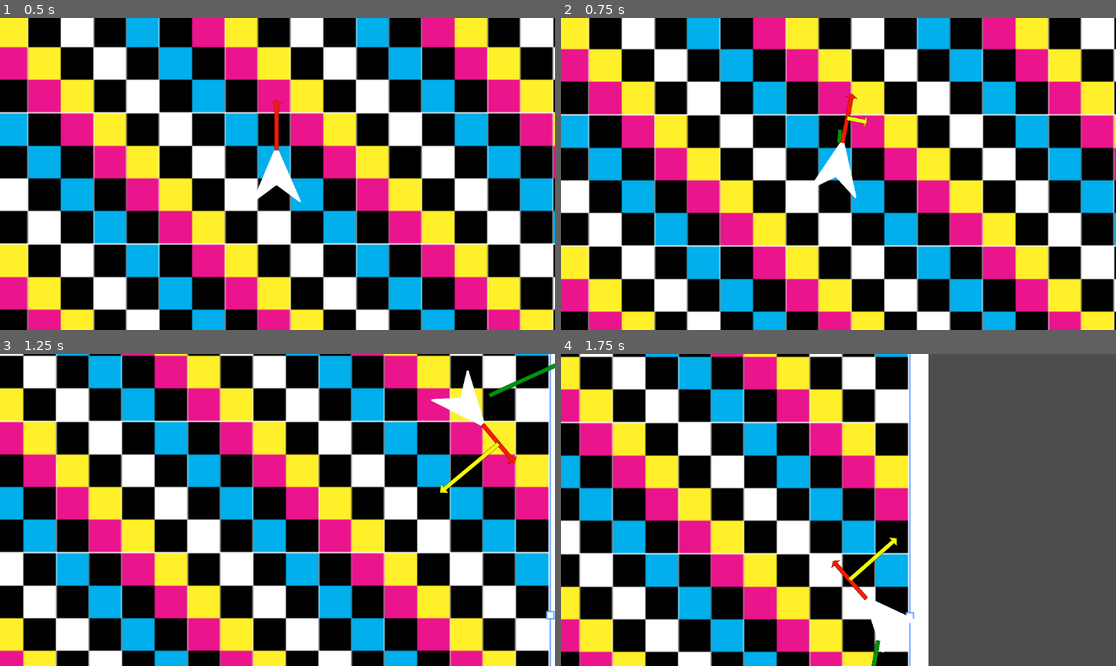
Above: before the commit, frames 1-4 (two rows, left to right).
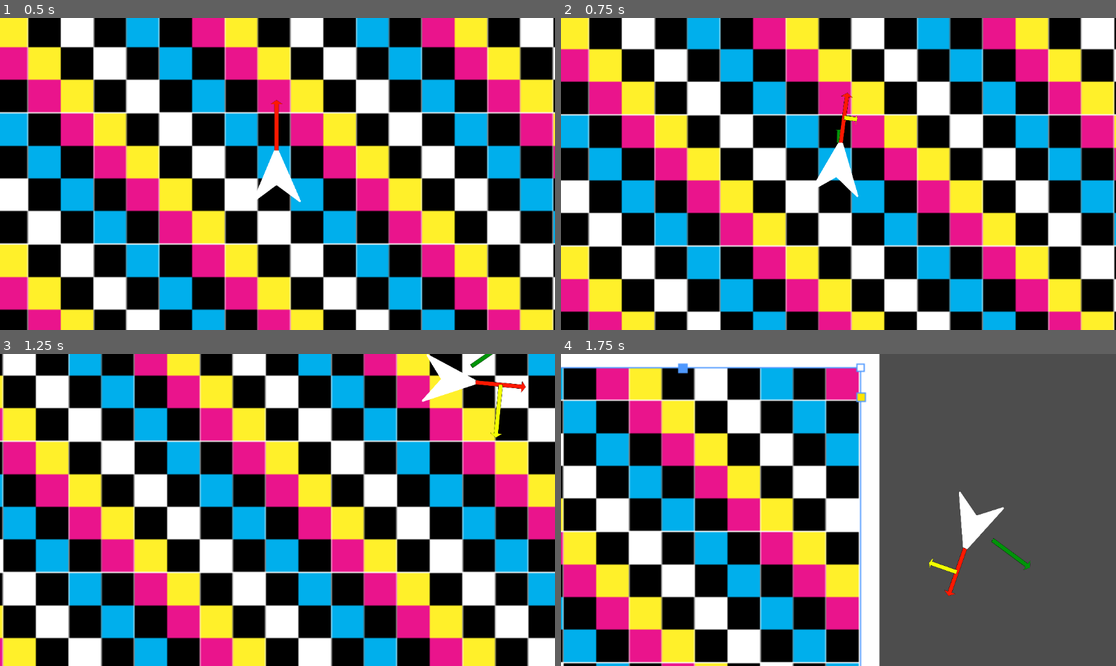
Above: after the commit, the same moments.

Repository: ParadoxArcher/Angle_Advantage
Game: Godot game, scene res://Scenes/GameScene.tscn
The game is run twice, just before and just after one commit, with the same random seed, the same clock (stepped at 60 frames per second) and the same inputs.
Inputs:
- Up to frame 1 (0.5 s): no input
- Up to frame 2 (0.75 s): tap Enter at 0.5 s; hold D (RotateRight) from 0.53 s (still down); hold W (Boost) from 0.53 s (still down)
- Up to frame 3 (1.25 s): keep holding D (RotateRight); keep holding W (Boost); tap Space (Dodge) at 0.8 s
- Up to frame 4 (1.75 s): release D (RotateRight) at 1.28 s; release W (Boost) at 1.28 s; hold Shift (Brake, bound only after the commit) from 1.28 s (still down); tap Space (Dodge) at 1.35 s; tap W (Boost) at 1.55 s

Frame 1 is identical in both runs. In frame 2, 0.4% of the frame differs, in the area x 45-56%, y 23-58%; in frame 3, 62%, in the area x 0-100%, y 0-100%; in frame 4, 58%.

Commit message:
vault backup: 2025-01-10 14:08:28

Diff:
--- a/zProject Files/Godot/Scripts/PlayerScript.gd
+++ b/zProject Files/Godot/Scripts/PlayerScript.gd
@@ -4,7 +4,7 @@
 ## Rotation Variables
 var RotaSpeed : float = 0
 @export var MaxRota = [TAU, TAU] # {0: Fluctuating, 1: BaseMaxRota}
-@export var RotaAccel = [PI/2,  PI/6] # {0: RotaAccel, 1: RotaDecel}
+@export var RotaAccel = [PI/2,  PI/6] # {0: RotaAccel, 1: BaseRotaDecel}
 
 ## Brake Variables
 @export var BrakeDecel = [2.5, PI/2] # {0: SpeedAccel, 1: SpeedDecel, 2: RotaAccel, 3: RotaDecel}
@@ -37,17 +37,17 @@
 	#endregion
 
 	#region Rotation Rate
-	var RotaMomentum = RotaSpeed * MoveInput.x
+	var RotaMomentum = (RotaSpeed / MaxRota[0]) + MoveInput.x
 	if MoveInput.x != 0:
-
 		if not isBraking:
-			RotaRate = RotaAccel[0]  #RotaAccel
+			RotaRate = RotaAccel[0] + (RotaMomentum * RotaAccel[1] ) * -MoveInput.x # RotaAccel + directional realease friction
 		else:
-			RotaRate = RotaAccel[0]
+			RotaRate = RotaAccel[0] + (RotaMomentum * BrakeDecel[1] ) * -MoveInput.x # RotaAccel + directional brake friction
 	elif not isBraking:
-		RotaRate = RotaAccel[1] #BaseRotaDecel
+		RotaRate = RotaAccel[1] # Release friction
 	else:
-		RotaRate = BrakeDecel[1] #BrakeRotaDecel
+		RotaRate = BrakeDecel[1] # Brake friction
+	print(RotaRate)
 	#endregion
 
 	#region Boost
@@ -63,7 +63,7 @@
 	#endregion
 
 	#region Dodge
-	var DodgeDir = Vector2(Input.get_action_strength("RotateRight") - Input.get_action_strength("RotateLeft"), Input.get_action_strength("Brake") - Input.get_action_strength("Boost"))
+	var DodgeDir = Vector2(Input.get_action_strength("RotateRight") - Input.get_action_strength("RotateLeft"), Input.get_action_strength("Back") - Input.get_action_strength("Boost"))
 	if Input.is_action_just_pressed("Dodge"):
 		if DodgeDir.normalized().is_zero_approx():
 			DodgeDir = Vector2(0,-1)
--- a/zProject Files/Godot/project.godot
+++ b/zProject Files/Godot/project.godot
@@ -26,8 +26,8 @@
 "events": [Object(InputEventKey,"resource_local_to_scene":false,"resource_name":"","device":-1,"window_id":0,"alt_pressed":false,"shift_pressed":false,"ctrl_pressed":false,"meta_pressed":false,"pressed":false,"keycode":0,"physical_keycode":87,"key_label":0,"unicode":119,"echo":false,"script":null)
 ]
 }
-Brake={
-"deadzone": 0.1,
+Back={
+"deadzone": 0.5,
 "events": [Object(InputEventKey,"resource_local_to_scene":false,"resource_name":"","device":-1,"window_id":0,"alt_pressed":false,"shift_pressed":false,"ctrl_pressed":false,"meta_pressed":false,"pressed":false,"keycode":0,"physical_keycode":83,"key_label":0,"unicode":115,"echo":false,"script":null)
 ]
 }
@@ -41,6 +41,11 @@
 "events": [Object(InputEventKey,"resource_local_to_scene":false,"resource_name":"","device":-1,"window_id":0,"alt_pressed":false,"shift_pressed":false,"ctrl_pressed":false,"meta_pressed":false,"pressed":false,"keycode":0,"physical_keycode":68,"key_label":0,"unicode":100,"echo":false,"script":null)
 ]
 }
+Brake={
+"deadzone": 0.1,
+"events": [Object(InputEventKey,"resource_local_to_scene":false,"resource_name":"","device":-1,"window_id":0,"alt_pressed":false,"shift_pressed":false,"ctrl_pressed":false,"meta_pressed":false,"pressed":false,"keycode":0,"physical_keycode":4194325,"key_label":0,"unicode":0,"echo":false,"script":null)
+]
+}
 Dodge={
 "deadzone": 0.1,
 "events": [Object(InputEventKey,"resource_local_to_scene":false,"resource_name":"","device":-1,"window_id":0,"alt_pressed":false,"shift_pressed":false,"ctrl_pressed":false,"meta_pressed":false,"pressed":false,"keycode":0,"physical_keycode":32,"key_label":0,"unicode":32,"echo":false,"script":null)
Not shown, changed: .obsidian/workspace.json
